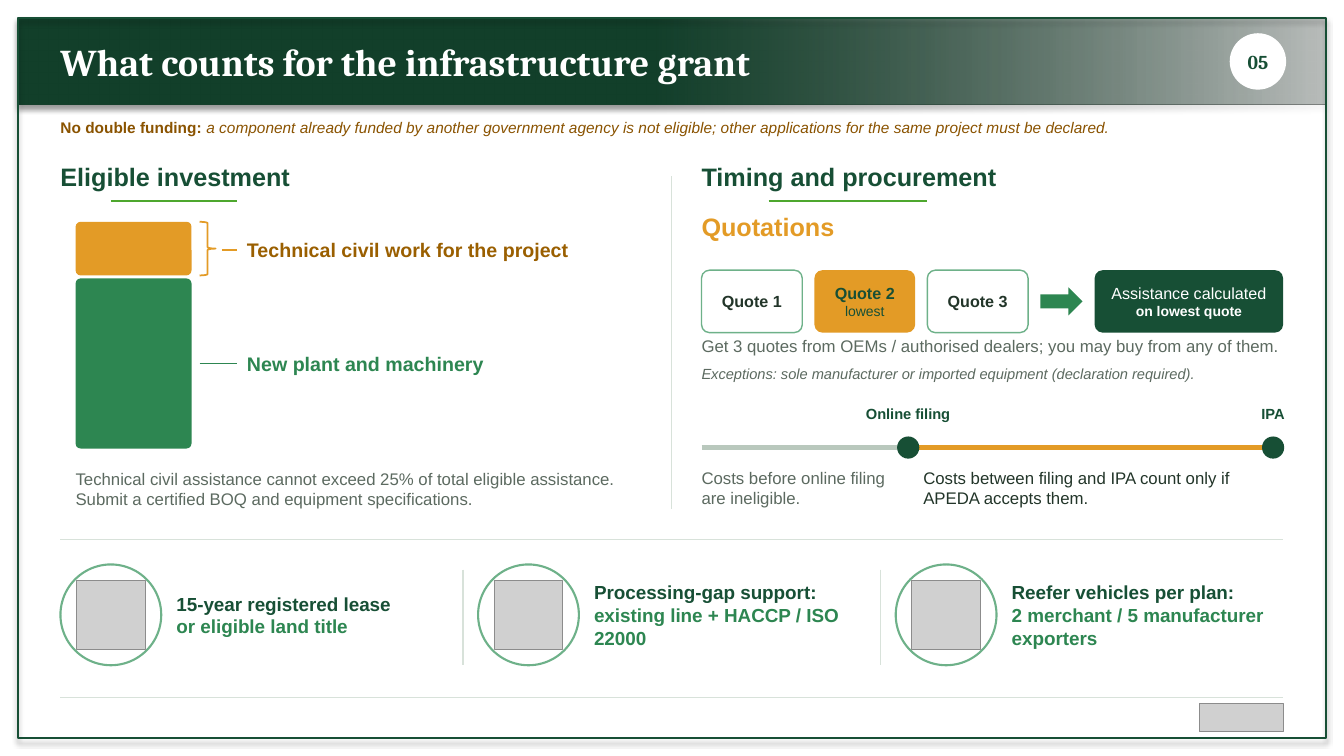
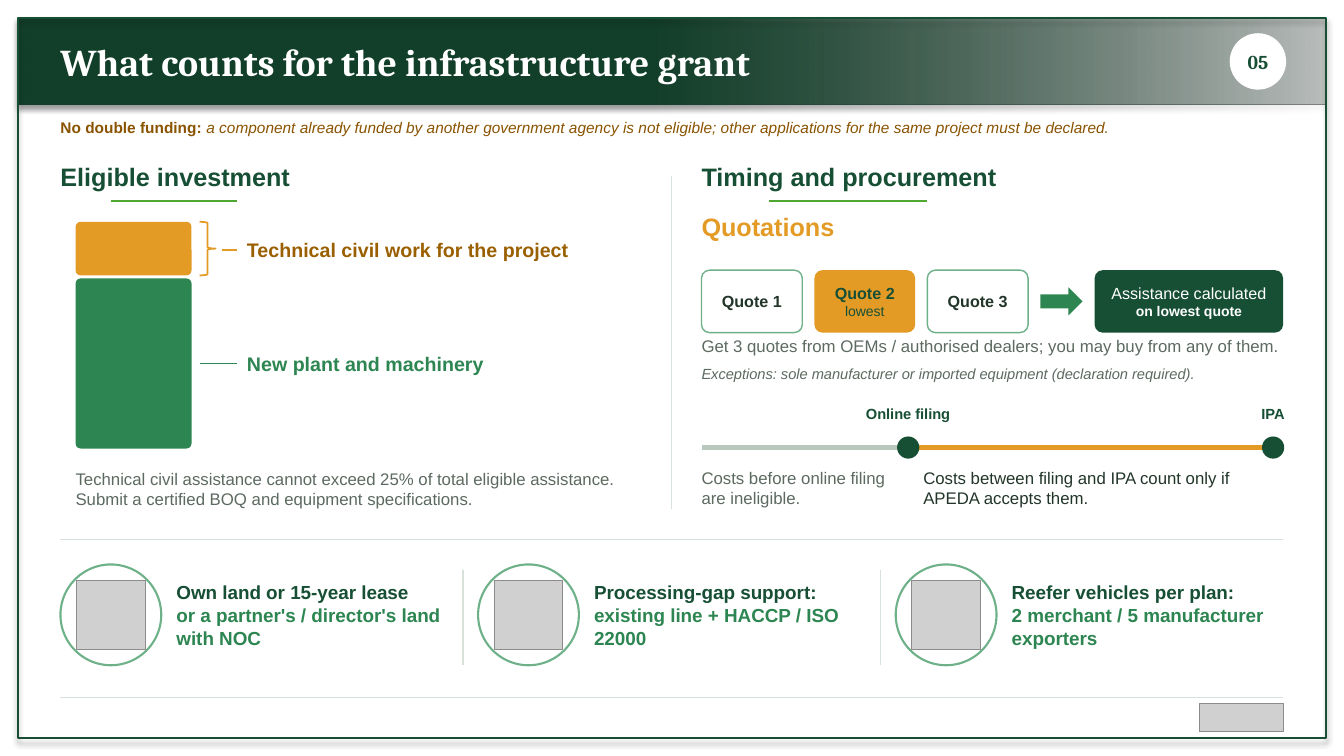
Before and after one commit to BantheFox012/FM, a slide deck: slide 7 of APEDA_BKNY.pptx. Drawn at 1344x756 pixels with LibreOffice and Linux fonts; fonts in the diff are those of the drawing; grey boxes stand for pictures. Boxes give left, top, right and bottom in pixels: in the first picture for what was removed or moved away, otherwise in the second. Text is boxed around its words. In the diff, an @@ line names an element or a change of style, - is before the commit and + after.

```diff
--- a/APEDA_BKNY.pptx
+++ b/APEDA_BKNY.pptx
@@ text at (176,585,441,645): text changed; text colour #174F35 to #2D8651 @@
-15-year registered lease
-or eligible land title
+Own land or 15-year lease
+or a partner's / director's land with NOC
```
Also in this commit, not shown: 1 other slide changed.
